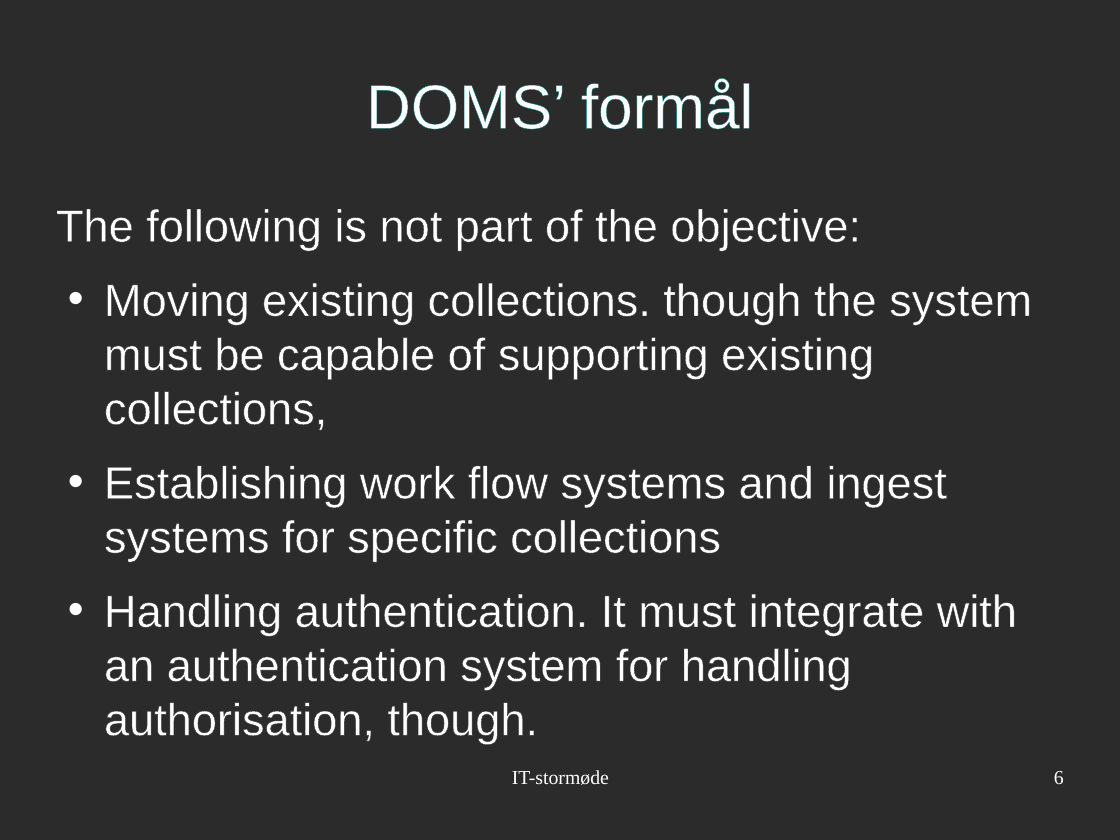
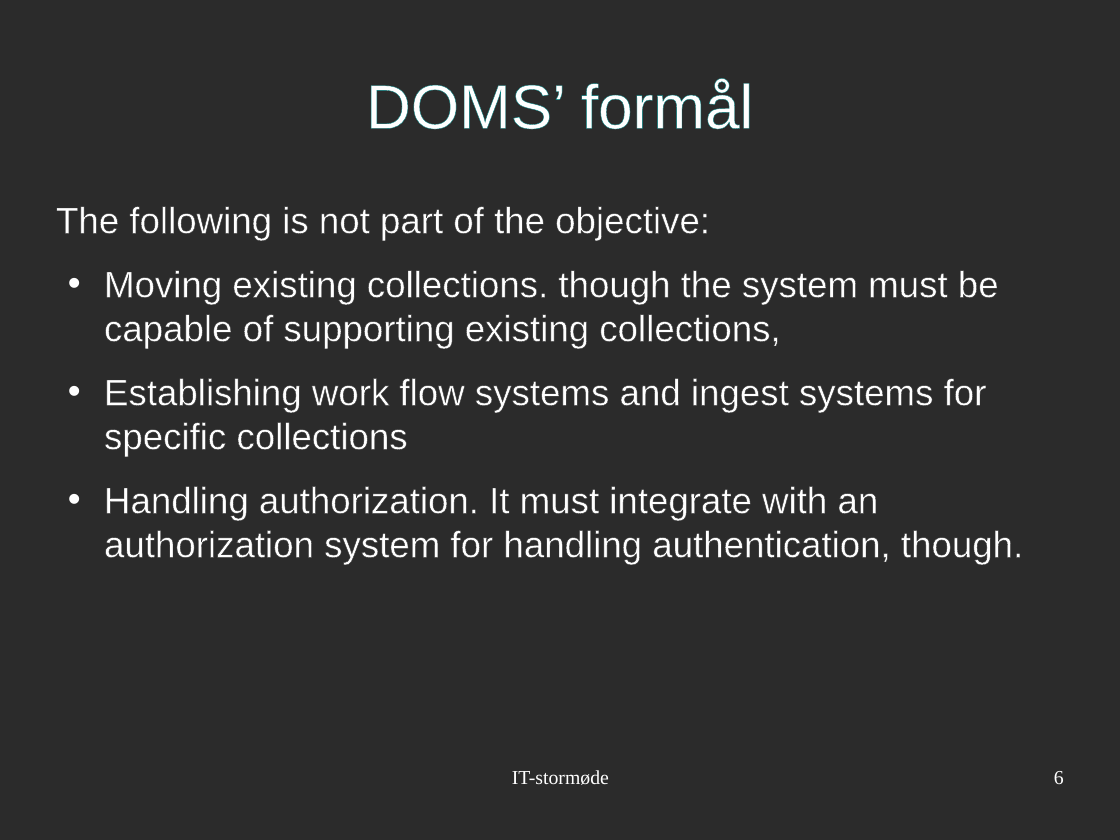
Before and after one commit to ravn/doms-server, a slide deck: slide 6 of docs/20091115 IT Stormoede DOMS presentation (Danish).odp. Drawn at 1120x840 pixels with LibreOffice and Linux fonts; fonts in the diff are those of the drawing; background and template pictures are left out; a plain dark background stands for a picture behind light text. Boxes give left, top, right and bottom in pixels: in the first picture for what was removed or moved away, otherwise in the second. Text is boxed around its words. In the diff, an @@ line names an element or a change of style, - is before the commit and + after.

```diff
--- a/docs/20091115 IT Stormoede DOMS presentation (Danish).odp
+++ b/docs/20091115 IT Stormoede DOMS presentation (Danish).odp
@@ text at (56, 206, 999, 456): size 32 to 26 pt in "The following is not part of the ...", "Moving existing collections. though the system must ...", "Establishing work flow systems and ingest systems ..." @@
@@ text at (104, 486, 1023, 564): text changed; size 32 to 26 pt @@
-• Handling authentication. It must integrate with an authentication system for handling authorisation, though.
+• Handling authorization. It must integrate with an authorization system for handling authentication, though.
```
Also in this commit, not shown: 13 other slides changed, 1 other file.
